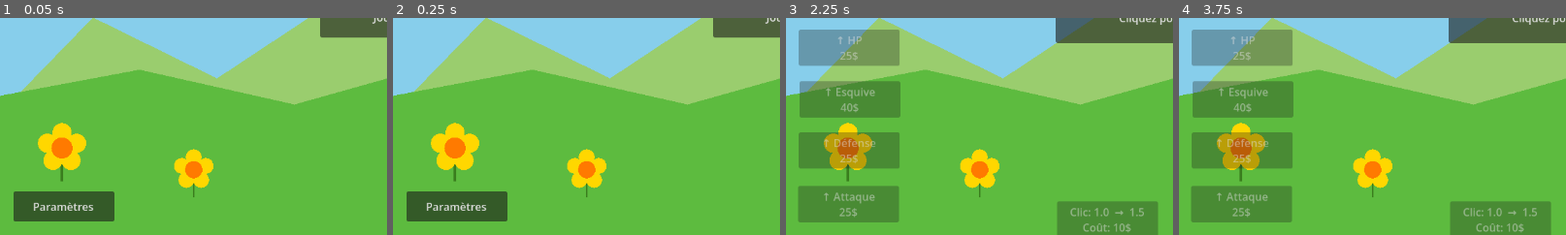
Above: before the commit, frames 1-4 (left to right).
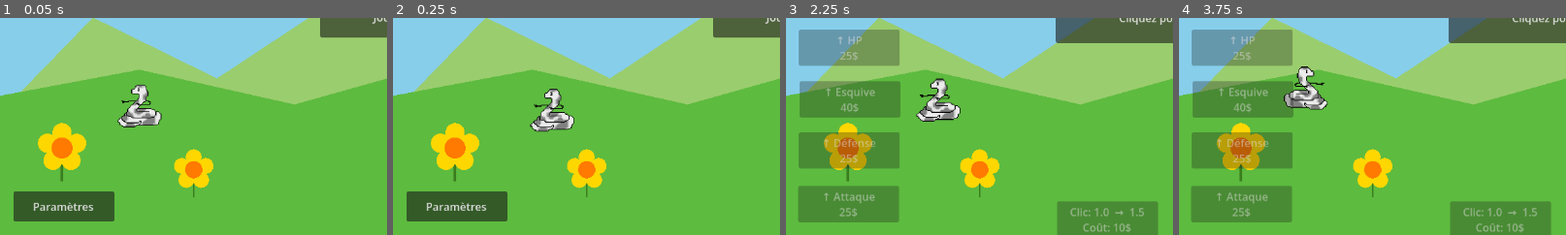
Above: after the commit, the same moments.

Repository: XeyNox/Snakdle
Game: Godot game, scene res://Scenes/TitleScreen.tscn
Two runs of this game, one before a commit and one after it. Both use one fixed random seed, a clock stepped at 60 frames per second and the inputs below.
Inputs:
- Up to frame 1 (0.05 s): no input
- Up to frame 2 (0.25 s): no input
- Up to frame 3 (2.25 s): click "Jouer" at 0.5 s; click "Go to GACHA" at 1.25 s; click "Go to Main" at 2 s
- Up to frame 4 (3.75 s): click "Go to GACHA" at 2.75 s; click "Go to Main" at 3.5 s
The pictures show only the part of the screen within x 0-50%, y 50-100%; the shares and areas given below are measured in that part.

The runs differ from the first frame. In frame 1, 1.2% of the frame differs, in the area x 30-42%, y 30-51%; in frame 2, 1.2%, in the area x 35-47%, y 32-53%; in frame 3, 1.2%; in frame 4, 1.2%.

Commit message:
changement serpent deplacement

Diff:
--- a/Scenes/background.tscn
+++ b/Scenes/background.tscn
@@ -3,7 +3,7 @@
 [ext_resource type="Script" uid="uid://8gdscm58a7u" path="res://Scripts/background.gd" id="1_sn1xx"]
 [ext_resource type="Script" uid="uid://dp561n3jt4ae8" path="res://Scripts/enemy_manager.gd" id="2_4aqey"]
 [ext_resource type="Script" uid="uid://b3ogajb1mincr" path="res://Scripts/game_scene.gd" id="2_gs"]
-[ext_resource type="Texture2D" uid="uid://cvhmfhttd53at" path="res://assets/serpent-corps.jpg" id="4_xgxeb"]
+[ext_resource type="Texture2D" uid="uid://da1jvj0drjk2p" path="res://assets/serpent_gris.png" id="4_xgxeb"]
 
 [sub_resource type="SpriteFrames" id="SpriteFrames_boss"]
 animations = [{
